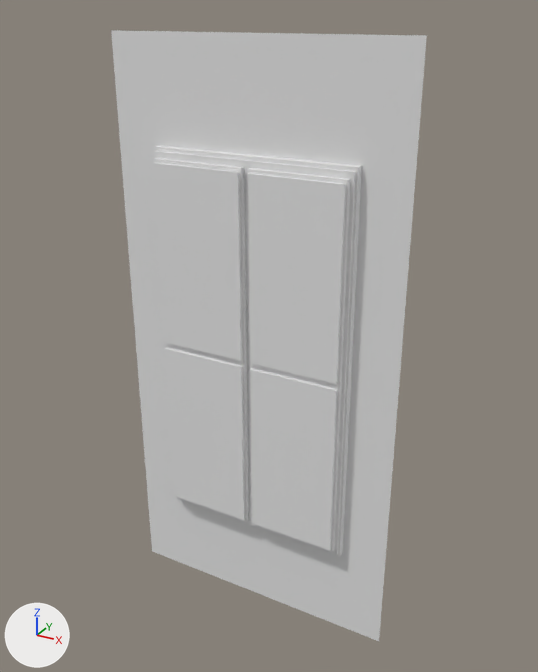
Two versions of the FBX model Assets/Models/ModularKit/Modular_Set_A/1x2 Panel_A.fbx, one commit apart.
Rendered twice from a camera (50 mm lens) standing at (0.0112, -0.0194, 0.0206) and looking at (0.0004, 0.0003, 0.0108). Arrows for +X, +Y and +Z are at lower left; the lights stay in place. Where no turn or scale is listed for an object, it has been applied to the vertices.

In view in the first picture: '1x2 Panel_A'.
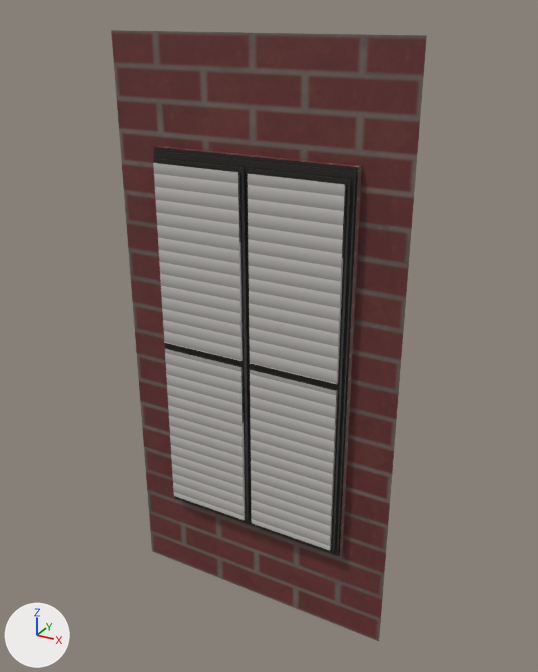
Location of each change, [x1, y1, x2, y2] in pixels of the pictures (538 x 672 px):
part 1 of me_1x2_panel_a, recoloured (grey to brown): [111, 30, 427, 641] in both
part 2 of me_1x2_panel_a, recoloured: [153, 147, 358, 556] in both

The change, as a diff of the scene's bpy script:
```diff
--- a/Assets/Models/ModularKit/Modular_Set_A/1x2 Panel_A.fbx.py
+++ b/Assets/Models/ModularKit/Modular_Set_A/1x2 Panel_A.fbx.py
@@ img_plane_divided_brick_albedotransparency_png @@
+img_plane_divided_brick_albedotransparency_png = load_image('plane_divided_Brick_AlbedoTransparency.png', '../../../Textures/plane_divided_Brick_AlbedoTransparency.png', 2048, 2048, 'sRGB')
@@ img_trimlow_trim_basecolor_png @@
+img_trimlow_trim_basecolor_png = load_image('trimLow_Trim_BaseColor.png', '../../../Textures/trimLow_Trim_BaseColor.png', 2048, 2048, 'sRGB')
@@ mat_brick @@
+mat_brick = principled_material('Brick')
+mat_brick.texture = img_plane_divided_brick_albedotransparency_png
@@ mat_trim @@
+mat_trim = principled_material('Trim')
+mat_trim.texture = img_trimlow_trim_basecolor_png
@@ me_1x2_panel_a @@
 me_1x2_panel_a.from_pydata(...)  # 95 vertices, 180 faces; spans x -0.005..0.005, y -0.0006..0.0, z 0.0..0.02
 # used by ob_1x2_panel_a; location = (0.0, 0.0, 0.0)
+# me_1x2_panel_a part 1: all 28 faces centred in x -0.0045..0.0045, y -0.0002..0.0, z 0.0011..0.0189 switch from no material to mat_brick (picture img_plane_divided_brick_albedotransparency_png)
+# me_1x2_panel_a part 2: all 152 faces centred in x -0.0034..0.0034, y -0.0006..-0.0003, z 0.0034..0.0166 switch from no material to mat_trim (picture img_trimlow_trim_basecolor_png)
```
